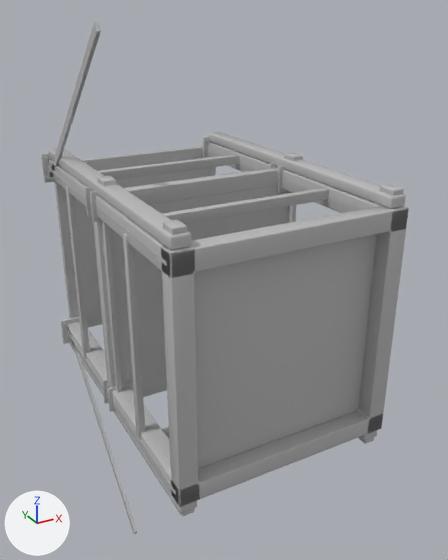
Two versions of the OBJ model src/ax_description/meshes/parts/AX_2/ax_shelf.obj, one commit apart.
Before and after are seen from a 50 mm camera at (-2461.0, -3275.0, 1032.0) aimed at (-1340.0, -1237.0, 13.0). The lights are fixed; the arrows at lower left show +X, +Y and +Z. The first picture is the older version. Where no turn or scale is listed for an object, it has been applied to the vertices.

The first picture shows 'AX_2_Shelf'.
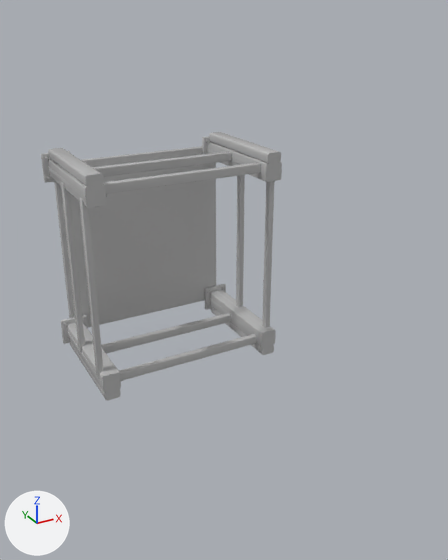
What changed in the scene script:
```text
Change me_ax_2_shelf:
    used by ob_ax_2_shelf; location = (0.0, 0.0, 0.0)
    remove me_ax_2_shelf.from_pydata(...)  # 5335 vertices, 10205 faces; spans x -1868.0..-970.0, y -1859.0..-546.0, z -1000.0..993.0
    add me_ax_2_shelf.from_pydata(...)  # 2206 vertices, 4136 faces; spans x -1868.0..-970.0, y -1112.0..-546.0, z -487.0..479.0
    me_ax_2_shelf part 1: the loose piece of 104 vertices spanning x -1768.0..-1070.0, y -890.0..-861.0, z -436.0..-398.0 is moved by (0.0, 68.0, 0.0)
    me_ax_2_shelf part 2: the loose piece of 104 vertices spanning x -1768.0..-1070.0, y -890.0..-861.0, z 390.0..429.0 is moved by (0.0, 68.0, 0.0)
    me_ax_2_shelf part 3: the loose piece of 104 vertices spanning x -1852.0..-1826.0, y -890.0..-861.0, z -391.0..384.0 is moved by (0.0, 68.0, 0.0)
    me_ax_2_shelf part 4: the loose piece of 104 vertices spanning x -1768.0..-1070.0, y -1536.0..-1506.0, z -436.0..-398.0 is moved by (0.0, 462.0, 0.0)
    me_ax_2_shelf part 5: the loose piece of 104 vertices spanning x -1768.0..-1070.0, y -1536.0..-1506.0, z 390.0..429.0 is moved by (0.0, 462.0, 0.0)
    me_ax_2_shelf part 6: the loose piece of 104 vertices spanning x -1852.0..-1826.0, y -1536.0..-1506.0, z -391.0..384.0 is moved by (0.0, 462.0, 0.0)
    me_ax_2_shelf part 7: a new loose piece of 104 vertices spanning x -1026.0..-1000.0, y -822.0..-793.0, z -391.0..384.0, in mat_ax_1_shelf (grey #bcbcbc)
    me_ax_2_shelf part 8: a new loose piece of 104 vertices spanning x -1026.0..-1000.0, y -1074.0..-1045.0, z -391.0..384.0, in mat_ax_1_shelf (grey #bcbcbc)
    me_ax_2_shelf part 9: 26 loose pieces with 2672 vertices, spanning x -1861.0..-977.0, y -1841.0..-1160.0, z -505.0..497.0, are deleted
    me_ax_2_shelf part 10: 857 vertices removed from x -1846.0..-991.0, y -1859.0..-588.0, z -1000.0..993.0; 192 vertices added at x -1846.0..-991.0, y -1112.0, z -487.0..479.0
```

What differs and where, as boxes (x1, y1, x2, y2) in the pictures (448 x 560 px; the box of a moved part takes in the faces that stretch with it):
'AX_2_Shelf', reshaped (34% narrower, 47% shorter)
    before: (41, 22, 409, 534)
    after: (41, 132, 282, 401)
part 1 of me_ax_2_shelf, moved or reshaped (not visible before)
    after: (101, 313, 231, 354)
part 2 of me_ax_2_shelf, moved or reshaped
    before: (98, 154, 239, 179)
    after: (92, 151, 232, 177)
part 3 of me_ax_2_shelf, moved or reshaped
    before: (66, 186, 90, 358)
    after: (61, 182, 85, 351)
part 4 of me_ax_2_shelf, moved or reshaped (mostly hidden before)
    before: (162, 427, 169, 438)
    after: (118, 334, 257, 381)
part 5 of me_ax_2_shelf, moved or reshaped
    before: (162, 188, 329, 224)
    after: (104, 162, 261, 194)
part 6 of me_ax_2_shelf, moved or reshaped
    before: (123, 233, 145, 439)
    after: (79, 197, 103, 378)
part 7 of me_ax_2_shelf, added
    after: (236, 175, 245, 307)
part 8 of me_ax_2_shelf, added
    after: (262, 181, 274, 328)
part 9 of me_ax_2_shelf, deleted
    before: (84, 153, 404, 517)
part 10 of me_ax_2_shelf, cut back
    before: (48, 22, 409, 534)
    after: (48, 132, 282, 401)
